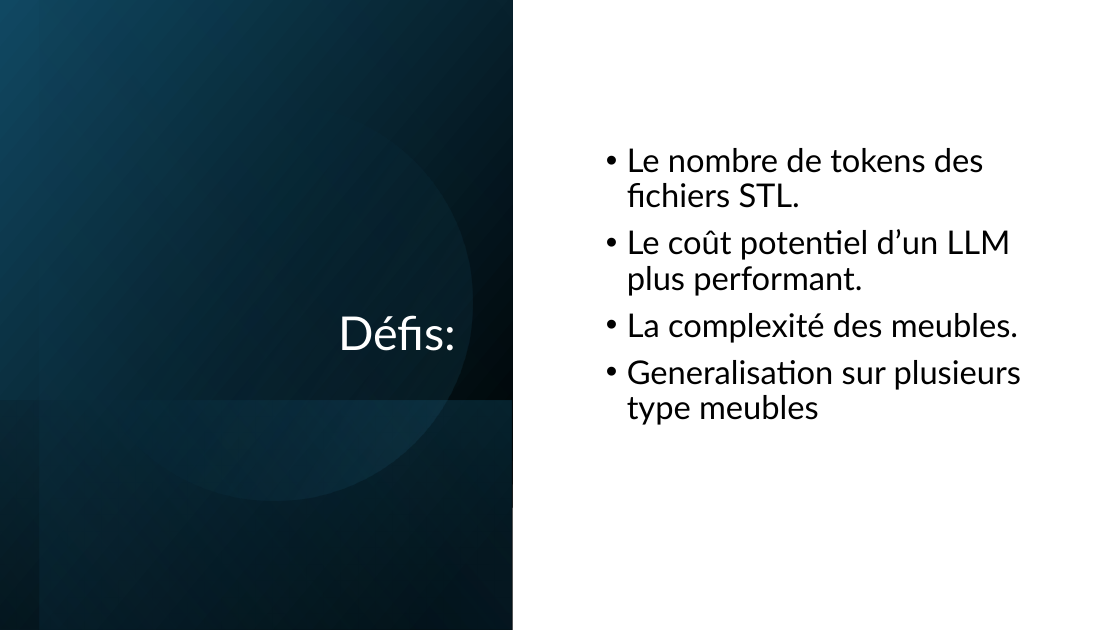
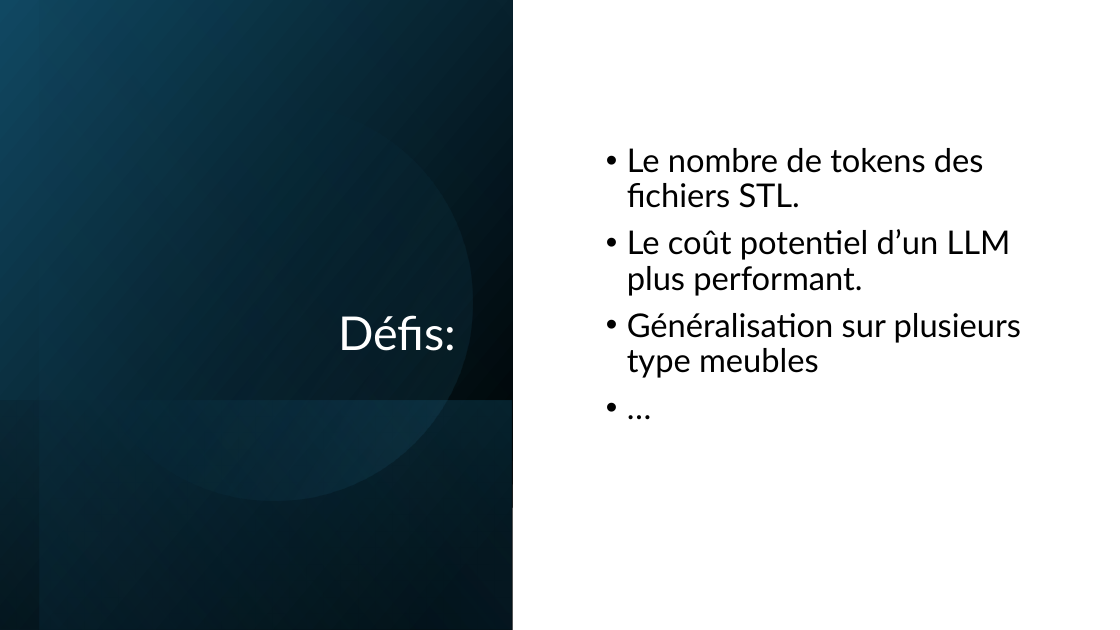
Before and after one commit to IzowRM/Stage-Cetic, a slide deck: slide 12 of TIM Pluo/Slide_Pluo.pptx (slide 14 before the commit). Drawn at 1120x630 pixels with LibreOffice and Linux fonts; fonts in the diff are those of the drawing. Boxes give left, top, right and bottom in pixels: in the first picture for what was removed or moved away, otherwise in the second. Text is boxed around its words. In the diff, an @@ line names an element or a change of style, - is before the commit and + after.

```diff
--- a/TIM Pluo/Slide_Pluo.pptx
+++ b/TIM Pluo/Slide_Pluo.pptx
@@ text at (x1=627, y1=313, x2=1021, y2=378): text changed @@
-• La complexité des meubles.
-• Generalisation sur plusieurs type meubles
+• Généralisation sur plusieurs type meubles
+• …
```
Also in this commit, not shown: 3 other slides changed, 2 slides removed, 4 other files.
